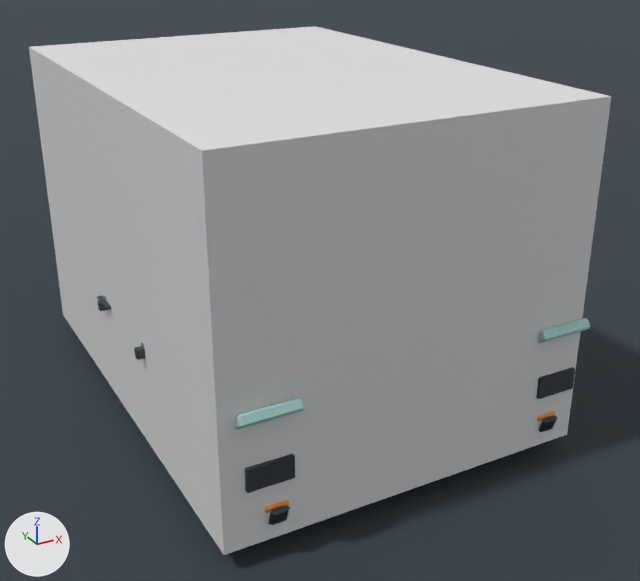
The Blender file content/source-art/sentinel-relay.blend: old version first, new version second.
Before and after are seen from a 50 mm lens placed at (-2.53, -4.9, 3.17), pointed at (0.1, -0.11, 0.78). Every picture has the same lights, and +X, +Y and +Z are marked at lower left. The older version comes first.

The older version as bpy lines, for what is in view:
```python
ob_sentinelrelay_collider_hull = bpy.data.objects.new('SentinelRelay_COLLIDER_Hull', me_cube_113)
ob_sentinelrelay_collider_hull.location = (-0.053, 0.158, 1.163)
ob_sentinelrelaypioneerrack_clampclasp_0 = bpy.data.objects.new('SentinelRelayPioneerRack_ClampClasp_0', me_cube_079)
ob_sentinelrelaypioneerrack_clampclasp_0.location = (-1.152, -0.38, 0.808)
ob_sentinelrelaypioneerrack_clampclasp_1 = bpy.data.objects.new('SentinelRelayPioneerRack_ClampClasp_1', me_cube_081)
ob_sentinelrelaypioneerrack_clampclasp_1.location = (-1.152, 0.38, 0.808)
ob_sentinelrelaypioneerrack_mountcleat_0 = bpy.data.objects.new('SentinelRelayPioneerRack_MountCleat_0', me_cube_078)
ob_sentinelrelaypioneerrack_mountcleat_0.location = (-1.152, -0.38, 0.768)
ob_sentinelrelaypioneerrack_mountcleat_1 = bpy.data.objects.new('SentinelRelayPioneerRack_MountCleat_1', me_cube_080)
ob_sentinelrelaypioneerrack_mountcleat_1.location = (-1.152, 0.38, 0.768)
ob_sentinelrelaypioneerrack_spadeblade = bpy.data.objects.new('SentinelRelayPioneerRack_SpadeBlade', me_cube_082)
ob_sentinelrelaypioneerrack_spadeblade.location = (-1.196, 0.361, 0.793)
ob_sentinelrelaywheel_r_l_treadblocks = bpy.data.objects.new('SentinelRelayWheel_R_L_TreadBlocks', me_sentinelrelaywheel_r_l_treadblocks_mesh)
ob_sentinelrelaywheel_r_l_treadblocks.location = (0.0, 0.0, 0.0)
# also in view: 'PreviewFloor' at (0.0, 0.0, -0.01); 'SentinelRelayFender_2_L_RearMudflap' at (-0.95, -1.45, 0.84); 'SentinelRelayWheel_R_R_TreadBlocks' at (0.95, -1.05, 0.52)
```
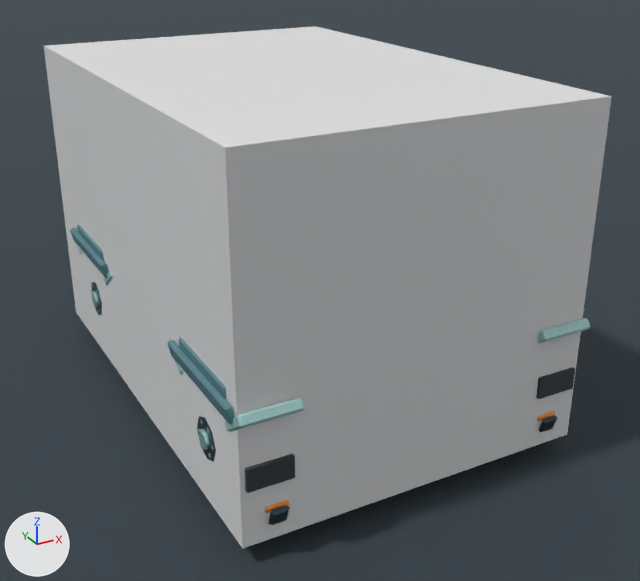
Not visible in the pictures: 'SentinelRelayPioneerRack_ClampClasp_1', 'SentinelRelayWheel_F_L_LugBolt_2', 'SentinelRelayWheel_F_L_LugBolt_3', 'SentinelRelayWheel_F_L_LugBolt_4', 'SentinelRelayWheel_F_L_LugBolt_5', 'SentinelRelayWheel_F_L_LugBolt_6', 'SentinelRelayWheel_R_L_LugBolt_1', 'SentinelRelayWheel_R_L_LugBolt_2', 'SentinelRelayWheel_R_L_LugBolt_3', 'SentinelRelayWheel_R_L_LugBolt_4', 'SentinelRelayWheel_R_L_LugBolt_5', 'SentinelRelayWheel_R_L_LugBolt_6'.

Where the newer file only moved an object's origin or applied its transform, the numbers keep the older frame.

Where the change shows, as pixel boxes [x1, y1, x2, y2] in the pictures (640 x 581 px):
'SentinelRelay_COLLIDER_Hull', rescaled: before [29, 26, 611, 555]; after [44, 26, 612, 548]
'SentinelRelayPioneerRack_MountCleat_0', deleted: before [134, 346, 146, 360]
'SentinelRelayPioneerRack_SpadeBlade', deleted: before [97, 295, 111, 310]
'SentinelRelayPioneerRack_MountCleat_1', deleted: before [97, 300, 106, 311]
'SentinelRelayPioneerRack_ClampClasp_0', deleted: before [141, 342, 144, 349]

What the commit changed:
me_cube_113 is used by ob_sentinelrelay_collider_hull; location (-0.053, 0.158, 1.163).
me_cube_113 had 8 vertices, 6 faces and spanned x -1.17..1.17, y -1.64..1.64, z -1.06..1.06.
me_cube_113 now has 8 vertices, 6 faces and spans x -1.06..1.17, y -1.64..1.64, z -1.06..1.06.
me_cube_113 part 1: the whole mesh is scaled about its middle by (0.956, 1, 1), then moved by (0.05, 0.0, 0.0).
Mesh me_sentinelrelaywheel_r_l_lugbolt_6_mesh is new.
It has 36 vertices, 38 faces and spans x -0.01..0.01, y -0.0135..0.0135, z -0.013..0.013.
It uses material mat_sentinelrelay_wheelrim (cyan #acd5d2).
Object 'SentinelRelayPioneerRack_MountCleat_0' (ob_sentinelrelaypioneerrack_mountcleat_0) is deleted.
Object 'SentinelRelayPioneerRack_ClampClasp_0' (ob_sentinelrelaypioneerrack_clampclasp_0) is deleted.
Object 'SentinelRelayPioneerRack_MountCleat_1' (ob_sentinelrelaypioneerrack_mountcleat_1) is deleted.
Object 'SentinelRelayPioneerRack_ClampClasp_1' (ob_sentinelrelaypioneerrack_clampclasp_1) is deleted.
Object 'SentinelRelayPioneerRack_SpadeBlade' (ob_sentinelrelaypioneerrack_spadeblade) is deleted.
Object 'SentinelRelayWheel_R_L_LugBolt_6' (ob_sentinelrelaywheel_r_l_lugbolt_6) is new; it shows me_sentinelrelaywheel_r_l_lugbolt_6_mesh.
Its location is (-1.111, -1.004, 0.445).
Object 'SentinelRelayWheel_R_L_LugBolt_5' (ob_sentinelrelaywheel_r_l_lugbolt_5) is new; it shows a copy of me_sentinelrelaywheel_r_l_lugbolt_6_mesh.
Its location is (-1.111, -1.096, 0.445).
Object 'SentinelRelayWheel_R_L_LugBolt_4' (ob_sentinelrelaywheel_r_l_lugbolt_4) is new; it shows a copy of me_sentinelrelaywheel_r_l_lugbolt_6_mesh.
Its location is (-1.111, -1.142, 0.525).
Object 'SentinelRelayWheel_R_L_LugBolt_3' (ob_sentinelrelaywheel_r_l_lugbolt_3) is new; it shows a copy of me_sentinelrelaywheel_r_l_lugbolt_6_mesh.
Its location is (-1.111, -1.096, 0.605).
Object 'SentinelRelayWheel_R_L_LugBolt_2' (ob_sentinelrelaywheel_r_l_lugbolt_2) is new; it shows a copy of me_sentinelrelaywheel_r_l_lugbolt_6_mesh.
Its location is (-1.111, -1.004, 0.605).
Object 'SentinelRelayWheel_R_L_LugBolt_1' (ob_sentinelrelaywheel_r_l_lugbolt_1) is new; it shows a copy of me_sentinelrelaywheel_r_l_lugbolt_6_mesh.
Its location is (-1.111, -0.958, 0.525).
Object 'SentinelRelayWheel_F_L_LugBolt_6' (ob_sentinelrelaywheel_f_l_lugbolt_6) is new; it shows a copy of me_sentinelrelaywheel_r_l_lugbolt_6_mesh.
Its location is (-1.111, 1.096, 0.445).
Object 'SentinelRelayWheel_F_L_LugBolt_5' (ob_sentinelrelaywheel_f_l_lugbolt_5) is new; it shows a copy of me_sentinelrelaywheel_r_l_lugbolt_6_mesh.
Its location is (-1.111, 1.004, 0.445).
Object 'SentinelRelayWheel_F_L_LugBolt_4' (ob_sentinelrelaywheel_f_l_lugbolt_4) is new; it shows a copy of me_sentinelrelaywheel_r_l_lugbolt_6_mesh.
Its location is (-1.111, 0.958, 0.525).
Object 'SentinelRelayWheel_F_L_LugBolt_3' (ob_sentinelrelaywheel_f_l_lugbolt_3) is new; it shows a copy of me_sentinelrelaywheel_r_l_lugbolt_6_mesh.
Its location is (-1.111, 1.004, 0.605).
Object 'SentinelRelayWheel_F_L_LugBolt_2' (ob_sentinelrelaywheel_f_l_lugbolt_2) is new; it shows a copy of me_sentinelrelaywheel_r_l_lugbolt_6_mesh.
Its location is (-1.111, 1.096, 0.605).
